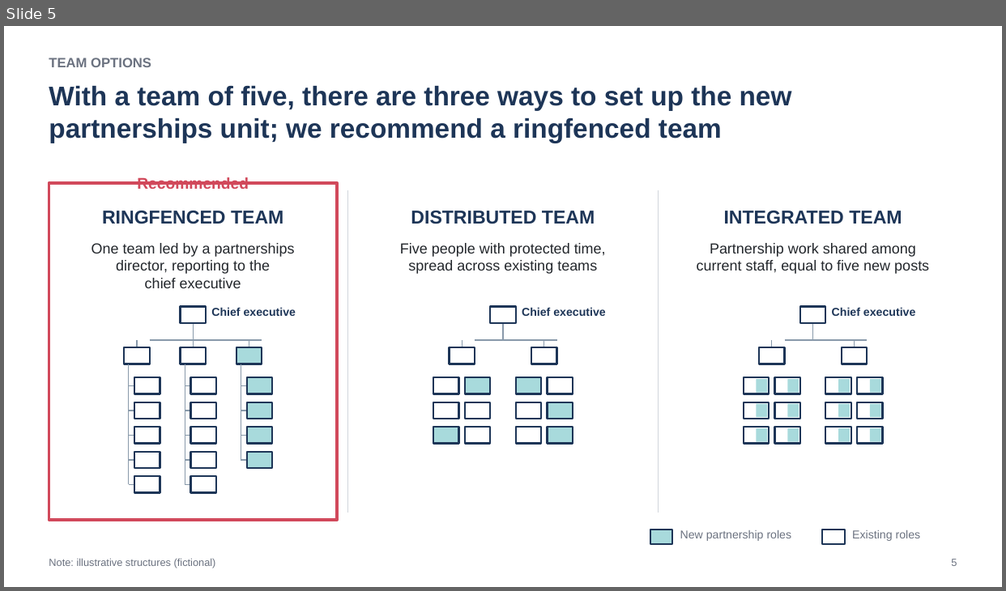
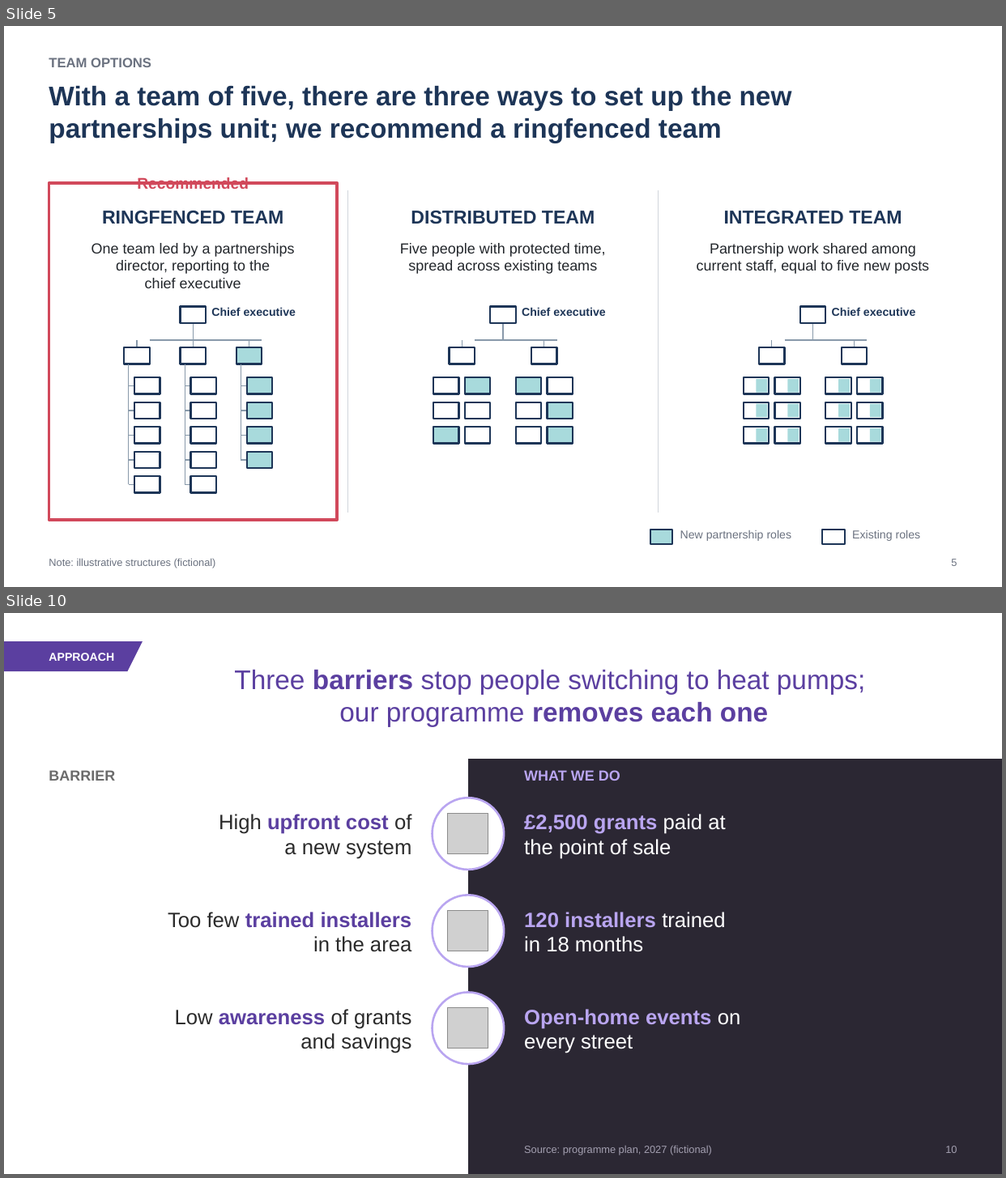
Before and after one commit to bmc-marshall/slidewell, a slide deck: slidewell/examples/showcase.pptx. Shown one above the other, each under a label of ours: slide 5 before the commit, slides 5 and 10 after it; the slides between them are not shown. The pictures are 1006x591 and 1006x1178 pixels, drawn with LibreOffice and Linux fonts; fonts in the diff are those of the drawing; grey boxes stand for pictures. Boxes give left, top, right and bottom in pixels: in the first picture for what was removed or moved away, otherwise in the second. Text is boxed around its words. In the diff, an @@ line names an element or a change of style, - is before the commit and + after.

```diff
--- a/slidewell/examples/showcase.pptx
+++ b/slidewell/examples/showcase.pptx
@@ slide 10 added at (4, 613, 1002, 1174), background #FFFFFF @@
@@ freeform shape added at (4, 641, 143, 671), fill #5B3FA0 @@
@@ text added at (49, 653, 114, 661), 11 pt, text #FFFFFF, bold @@
+APPROACH
@@ text added at (234, 670, 865, 727), 26 pt, text #5B3FA0 @@
+Three barriers stop people switching to heat pumps;
+our programme removes each one
@@ text added at (49, 770, 115, 781), 14 pt, text #6B6B6B, bold @@
+BARRIER
@@ freeform shape added at (468, 759, 1002, 1174), fill #2B2733 @@
@@ text added at (524, 770, 620, 781), 14 pt, text #B9A5F0, bold @@
+WHAT WE DO
@@ ellipse added at (432, 798, 504, 870), fill #FFFFFF, outline #B9A5F0 2 pt @@
@@ text added at (219, 814, 411, 859), 20 pt, text #2B2B2B @@
+High upfront cost of
+a new system
@@ picture added at (448, 814, 488, 854) @@
@@ text added at (524, 814, 725, 859), 20 pt, text #FFFFFF @@
+£2,500 grants paid at
+the point of sale
@@ ellipse added at (432, 895, 504, 967), fill #FFFFFF, outline #B9A5F0 2 pt @@
@@ text added at (168, 912, 412, 952), 20 pt, text #5B3FA0, bold @@
+Too few trained installers
+in the area
@@ picture added at (448, 911, 488, 952) @@
@@ text added at (524, 912, 725, 952), 20 pt, text #FFFFFF @@
+120 installers trained
+in 18 months
@@ ellipse added at (432, 993, 504, 1064), fill #FFFFFF, outline #B9A5F0 2 pt @@
@@ text added at (175, 1009, 411, 1054), 20 pt, text #2B2B2B @@
+Low awareness of grants
+and savings
@@ picture added at (448, 1008, 488, 1049) @@
@@ text added at (524, 1009, 741, 1054), 20 pt, text #B9A5F0, bold @@
+Open‑home events on
+every street
@@ text added at (524, 1146, 712, 1156), 10 pt, text #A39FB0 @@
+Source: programme plan, 2027 (fictional)
@@ text added at (945, 1146, 957, 1153), 10 pt, text #A39FB0 @@
+10
```
Also in this commit, not shown: 1 slide changed, 12 other slides added, 3 other files.
